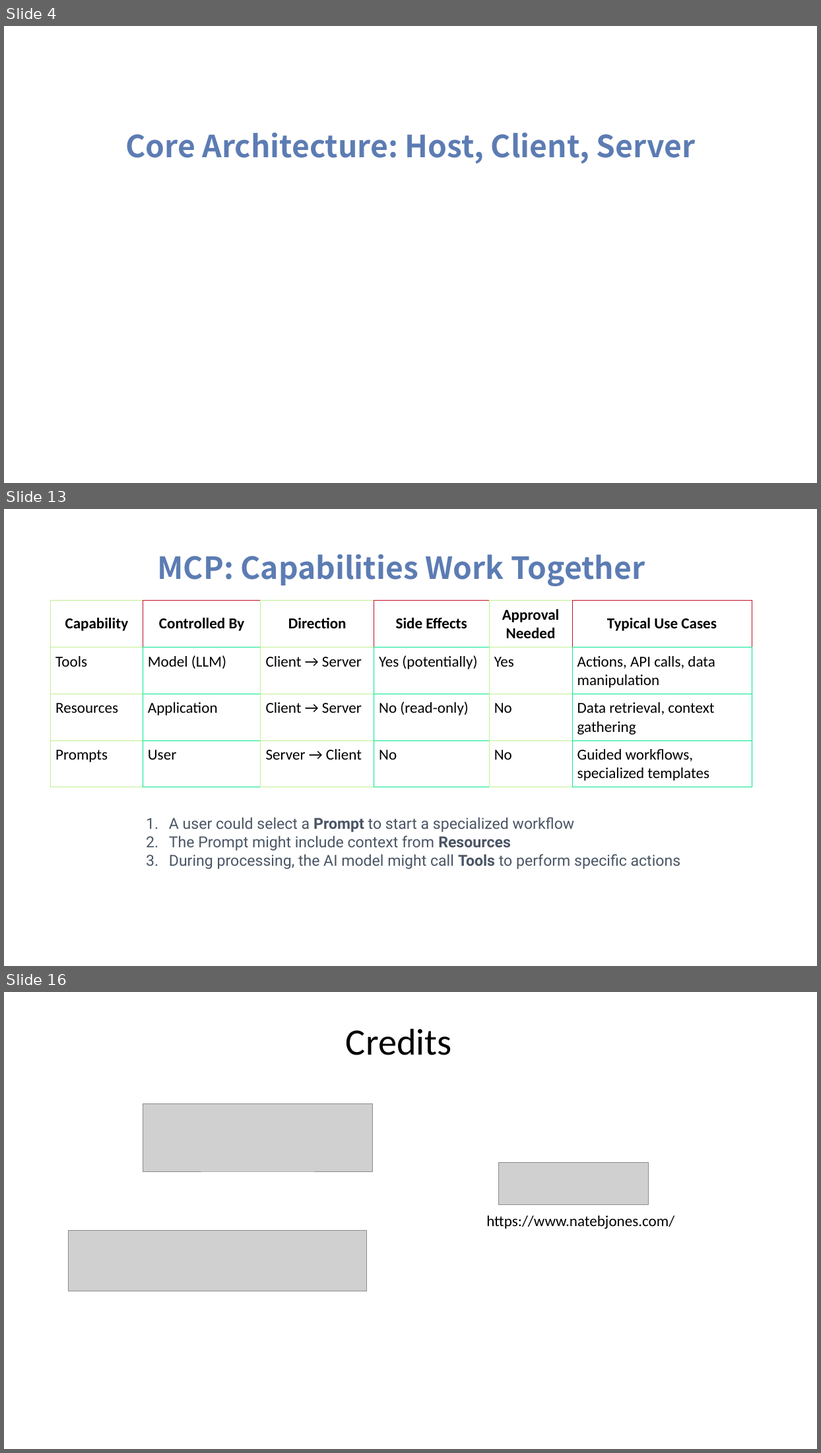
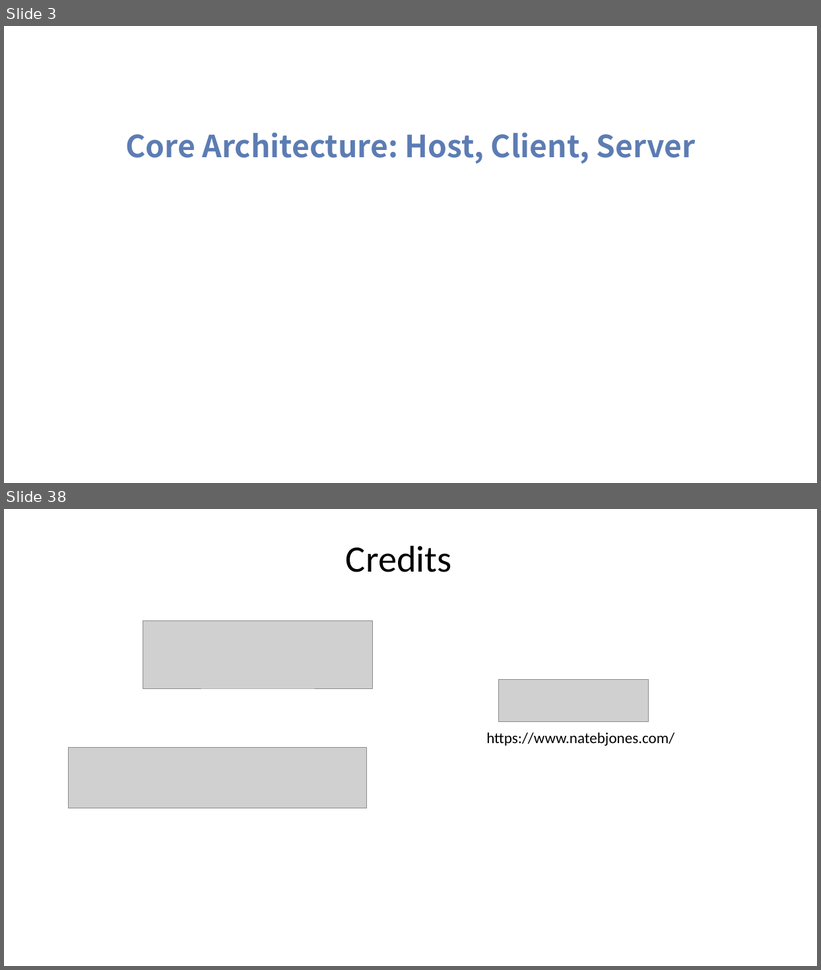
Before and after one commit to tniccum21/LLM_Class, a slide deck: Week10/Week10.pptx. Shown one above the other, each under a label of ours: slides 4, 13 and 16 before the commit, slides 3 and 38 after it; the slides between them are not shown. The pictures are 821x1453 and 821x970 pixels, drawn with LibreOffice and Linux fonts; fonts in the diff are those of the drawing; grey boxes stand for pictures; background and template pictures are left out. Boxes give left, top, right and bottom in pixels: in the first picture for what was removed or moved away, otherwise in the second. Text is boxed around its words. In the diff, an @@ line names an element or a change of style, - is before the commit and + after.

```diff
--- a/Week10/Week10.pptx
+++ b/Week10/Week10.pptx
@@ slide 13 removed at (4,509,817,966), background picture (left out) @@
@@ text removed at (157,554,645,586) @@
-MCP: Capabilities Work Together
@@ table removed at (50,601,751,788), 4 rows, 6 columns @@
-Capability | Controlled By | Direction | Side Effects | Approval Needed | Typical Use Cases
-Tools | Model (LLM) | Client → Server | Yes (potentially) | Yes | Actions, API calls, data manipulation
-Resources | Application | Client → Server | No (read-only) | No | Data retrieval, context gathering
-Prompts | User | Server → Client | No | No | Guided workflows, specialized templates
@@ text removed at (169,817,681,869) @@
-1. A user could select a Prompt to start a specialized workflow
-2. The Prompt might include context from Resources
-3. During processing, the AI model might call Tools to perform specific actions
@@ what was slide 4 is now slide 3 @@
@@ what was slide 16 is now slide 38 @@
```
Also in this commit, not shown: 1 slide changed, 33 slides added, 10 other slides removed, 11 other files.
